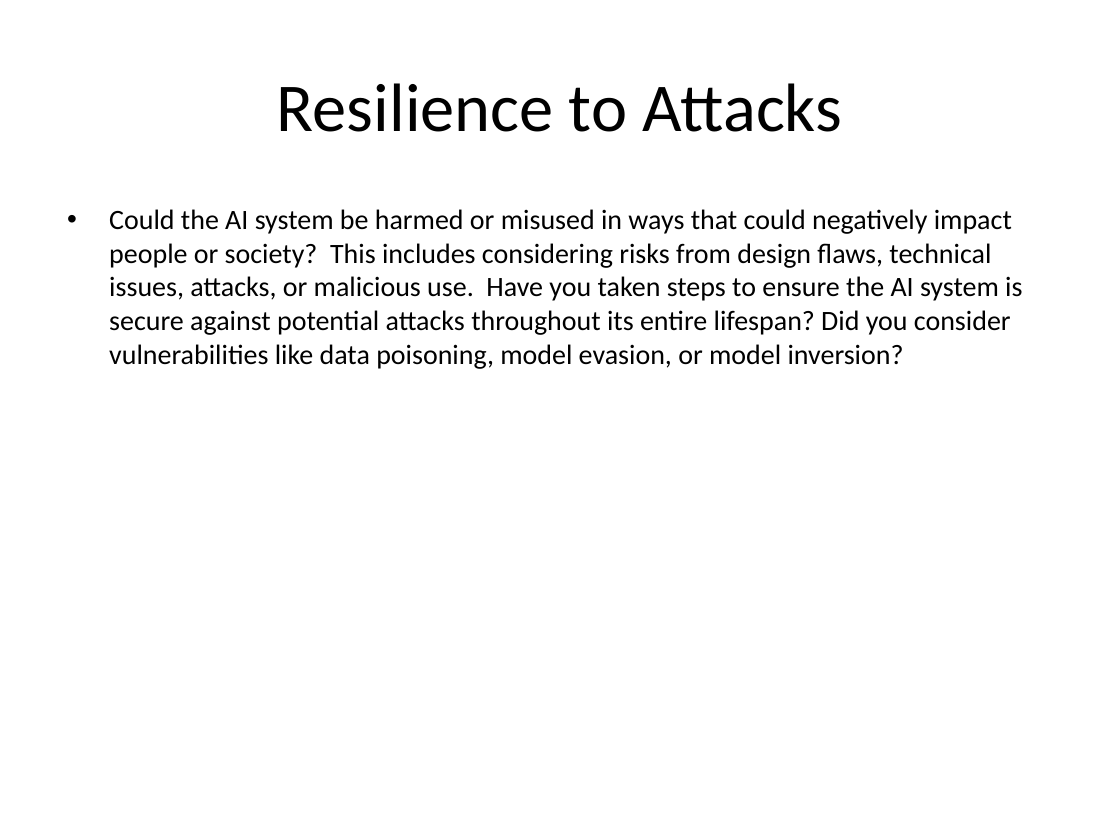
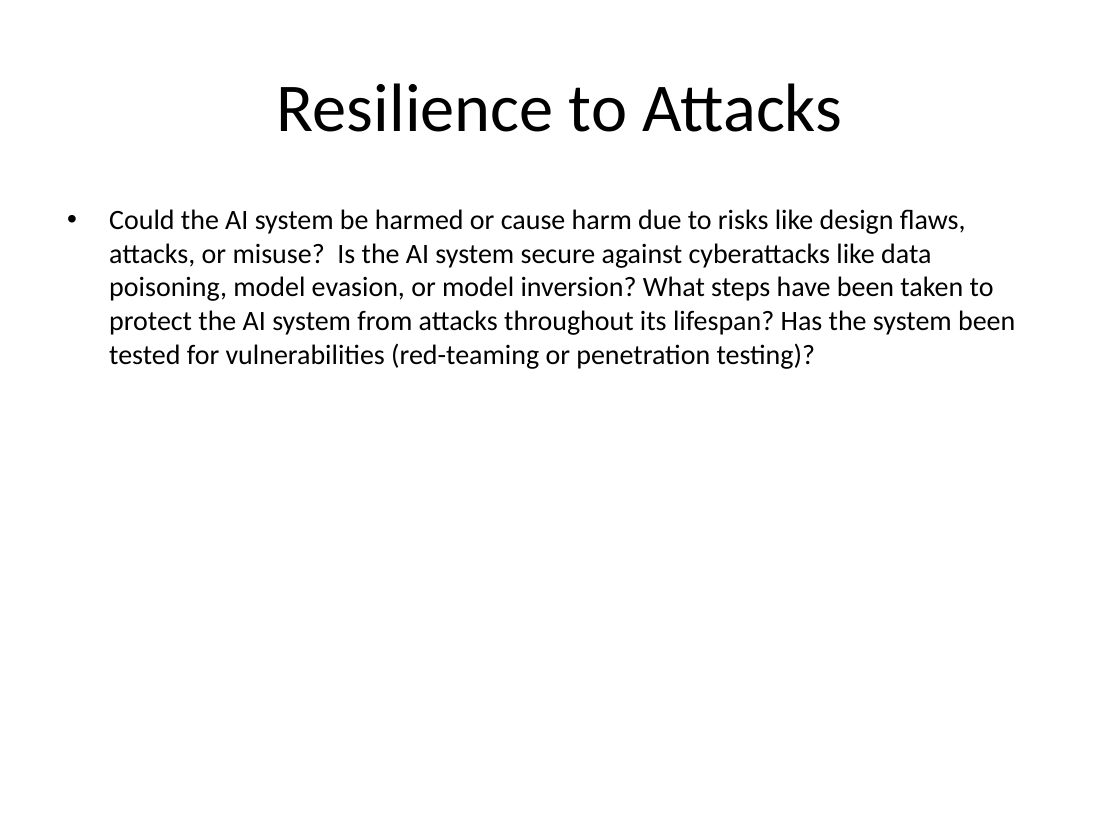
Before and after one commit to soumyajee/PPT_Slide_Agents, a slide deck: slide 11 of presentation.pptx. Drawn at 1120x840 pixels with LibreOffice and Linux fonts; fonts in the diff are those of the drawing. Boxes give left, top, right and bottom in pixels: in the first picture for what was removed or moved away, otherwise in the second. Text is boxed around its words. In the diff, an @@ line names an element or a change of style, - is before the commit and + after.

```diff
--- a/presentation.pptx
+++ b/presentation.pptx
@@ text at box(109, 209, 1015, 369): text changed @@
-• Could the AI system be harmed or misused in ways that could negatively impact people or society? This includes considering risks from design flaws, technical issues, attacks, or malicious use. Have you taken steps to ensure the AI system is secure against potential attacks throughout its entire lifespan? Did you consider vulnerabilities like data poisoning, model evasion, or model inversion?
+• Could the AI system be harmed or cause harm due to risks like design flaws, attacks, or misuse? Is the AI system secure against cyberattacks like data poisoning, model evasion, or model inversion? What steps have been taken to protect the AI system from attacks throughout its lifespan? Has the system been tested for vulnerabilities (red-teaming or penetration testing)?
```
Also in this commit, not shown: 37 other slides changed.
